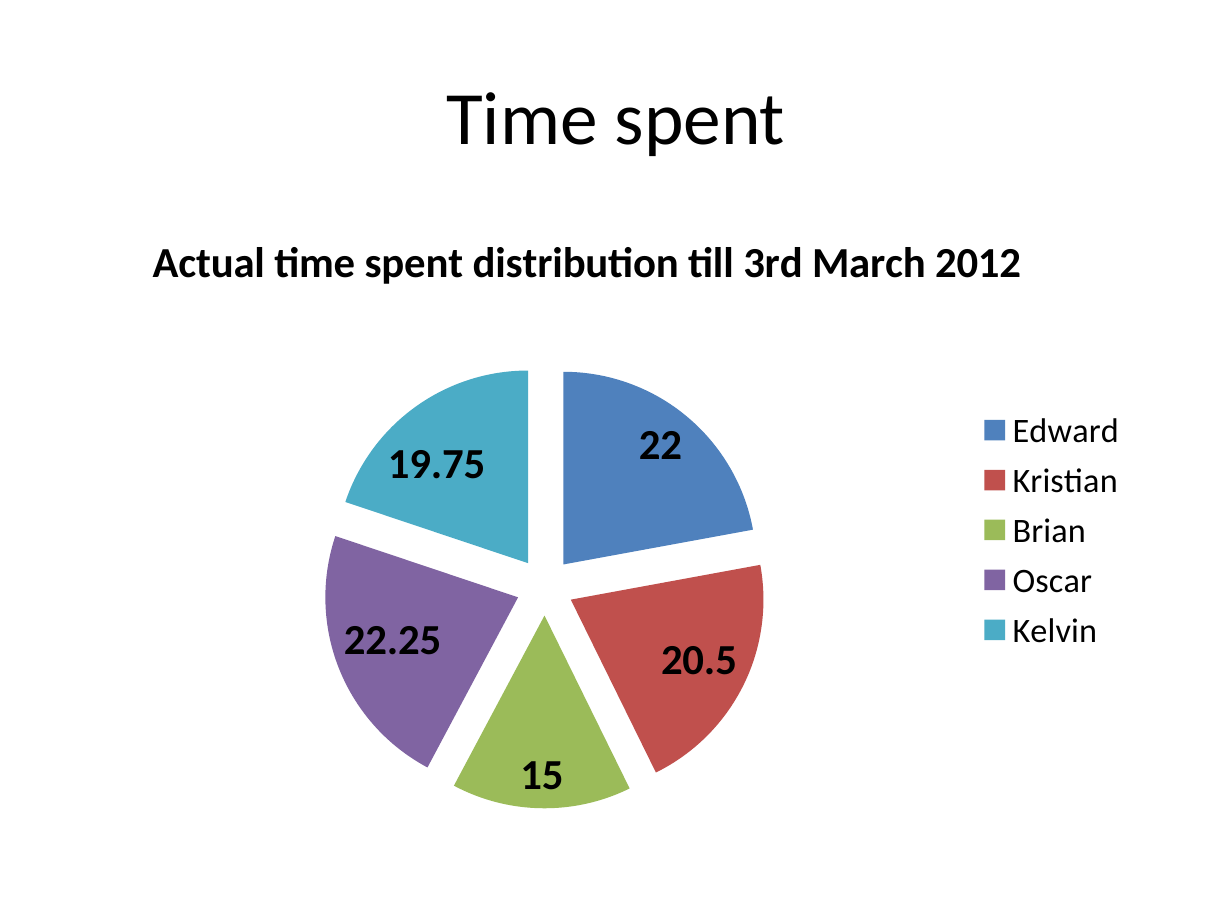
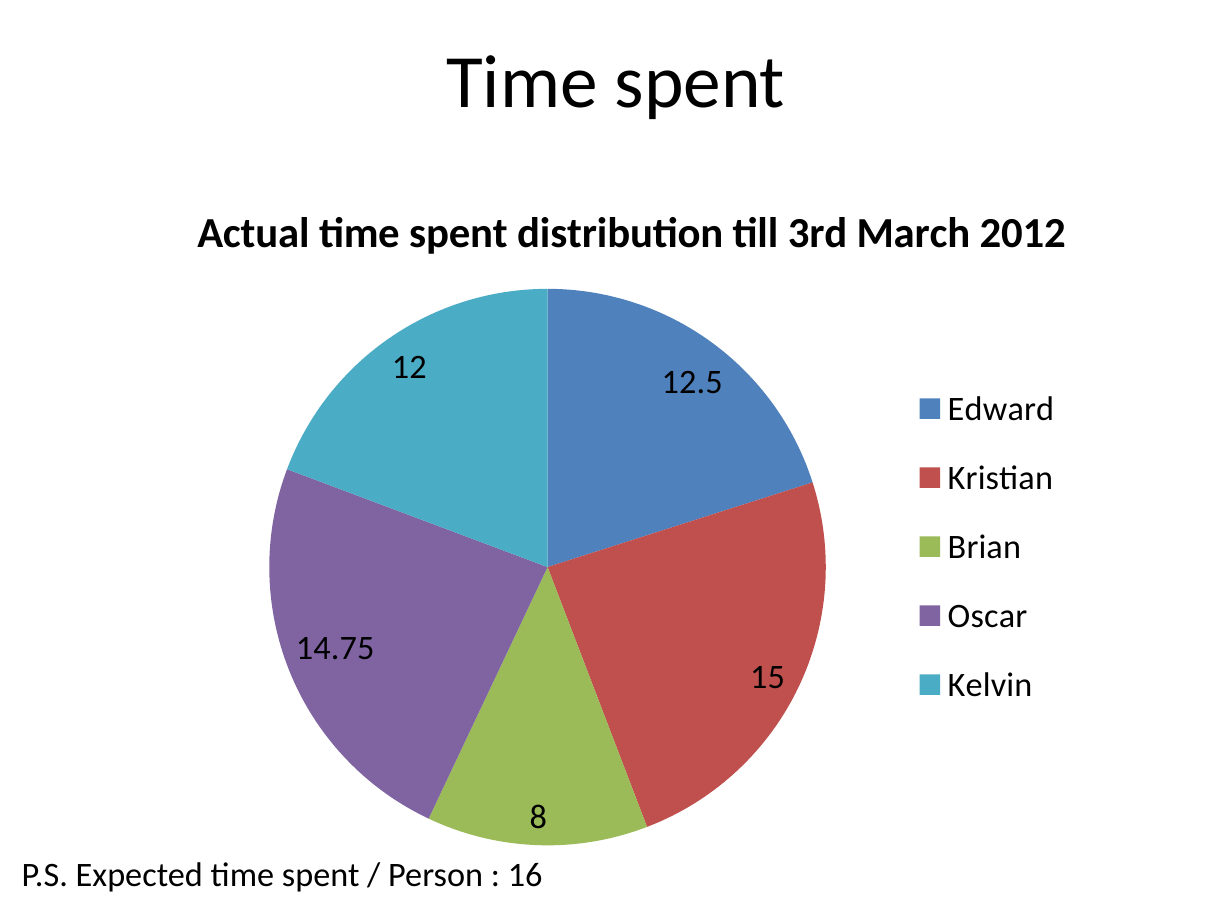
Before and after one commit to edderick/RunwayRedeclaration, a slide deck: slide 8 of doc/D2/Slides.pptx. Drawn at 1232x924 pixels with LibreOffice and Linux fonts; fonts in the diff are those of the drawing. Boxes give left, top, right and bottom in pixels: in the first picture for what was removed or moved away, otherwise in the second. Text is boxed around its words. In the diff, an @@ line names an element or a change of style, - is before the commit and + after.

Commit message:
* Modified the Slides.pptx : Updated the 2 graph's values * Modified the PhysicalRunway class : Modified the use of the closeTo and awayFrom variable in calculation as a local variable in the calculateParameters method ; Add the method on returning the string of calculations. * Modified the test2 : Show the calculations by calling the toCalculation method in PhysicalRunway class

```diff
--- a/doc/D2/Slides.pptx
+++ b/doc/D2/Slides.pptx
@@ title "Time spent": place and size @@
-title "Time spent" at box(446, 92, 785, 156)
+title "Time spent" at box(446, 55, 785, 119)
@@ pie chart at box(62, 175, 1201, 862) @@
-Series 1: 22, 20.5, 15, 22.25, 19.75
+Series 1: 12.5, 15, 8, 14.75, 12
@@ data labels of Series 1 changed @@
@@ pie chart: place and size @@
-pie chart at box(62, 216, 1170, 825)
+pie chart at box(62, 175, 1201, 862)
@@ text added at box(22, 862, 543, 892), 20 pt, text #000000 @@
+P.S. Expected time spent / Person : 16
```
Also in this commit, not shown: 1 other slide changed, 2 other files.
